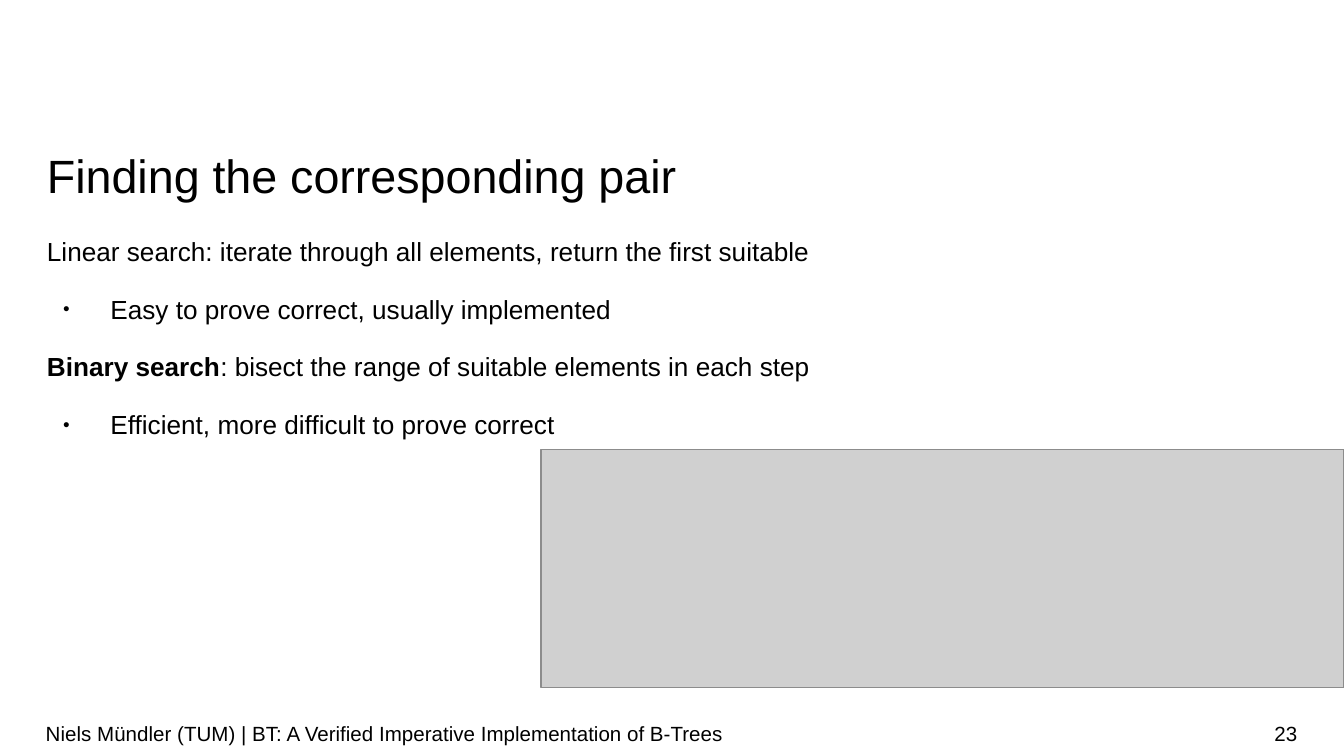
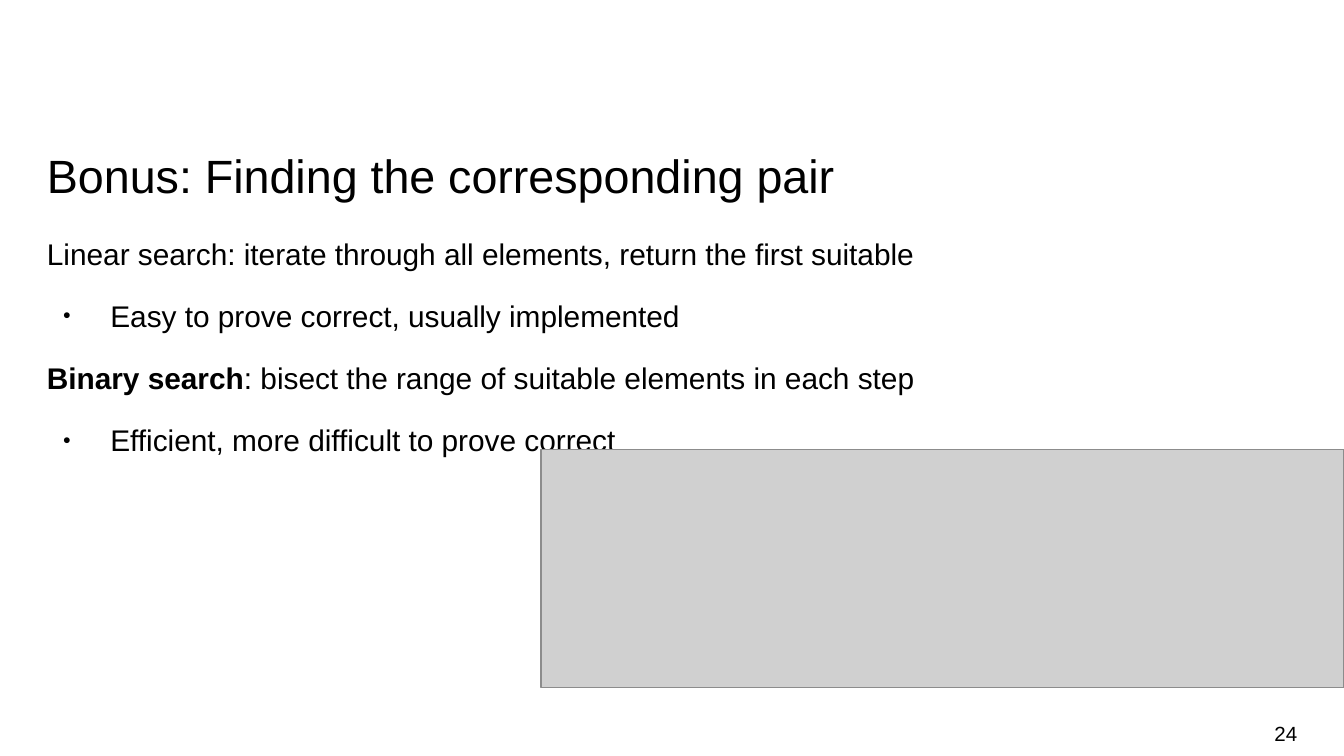
Before and after one commit to nielstron/btrees-thesis, a slide deck: slide 24 of colloqium.odp (slide 23 before the commit). Drawn at 1344x756 pixels with LibreOffice and Linux fonts; fonts in the diff are those of the drawing; grey boxes stand for pictures; background and template pictures are left out. Boxes give left, top, right and bottom in pixels: in the first picture for what was removed or moved away, otherwise in the second. Text is boxed around its words. In the diff, an @@ line names an element or a change of style, - is before the commit and + after.

```diff
--- a/colloqium.odp
+++ b/colloqium.odp
@@ title at (47, 159, 835, 202): text changed @@
-Finding the corresponding pair
+Bonus: Finding the corresponding pair
@@ text "Linear search: iterate through all ..." at (47, 243, 914, 457): size 14 to 16 pt @@
@@ text removed at (46, 726, 722, 746) @@
-Niels Mündler (TUM) | BT: A Verified Imperative Implementation of B-Trees
@@ page number at (1274, 726, 1297, 741): text changed @@
-23
+24
```
Also in this commit, not shown: 27 other slides changed, 9 slides removed.
